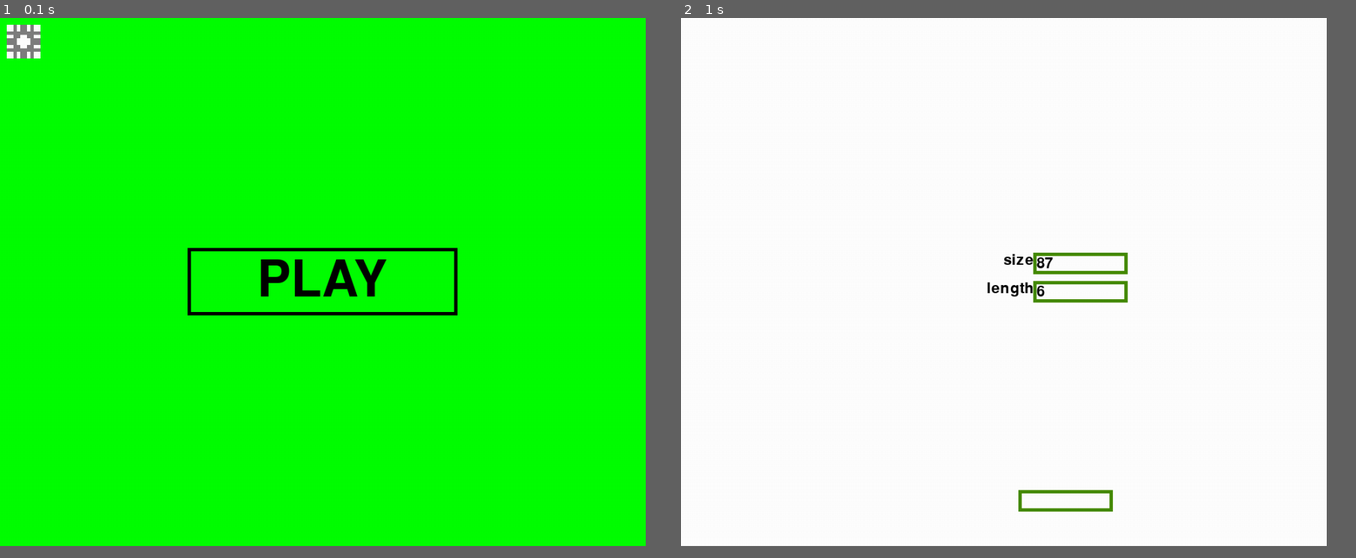
Above: before the commit, frames 1-2 (left to right).
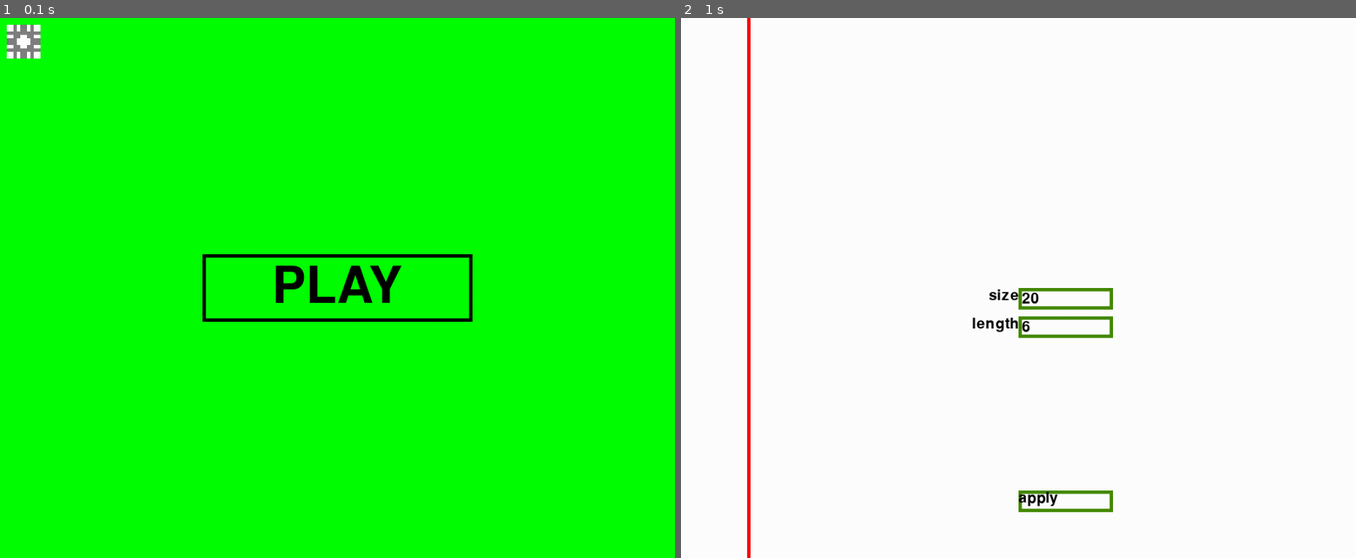
Above: after the commit, the same moments.

Repository: Colepng/Snake
Game: pygame game, started from main_menu.py
Two runs of this game, one before a commit and one after it. Both use one fixed random seed, a clock stepped at 60 frames per second and the inputs below.
Inputs (mouse positions are in pixels of both pictures, inside the frame that each line leads up to):
- Up to frame 1 (0.1 s): no input
- Up to frame 2 (1 s): click (701, 39) at 0.95 s
The window is 861x704 before the commit and 900x720 after it. Grey fills any space a smaller window leaves; there, only what the larger window draws over its background counts as a difference.

The runs differ from the first frame. In frame 1, 2.3% of the frame differs, in the area x 27-70%, y 42-57%; in frame 2, 2.1%.

Commit message:
just played the game

Diff:
--- a/main_menu.py
+++ b/main_menu.py
@@ -1,4 +1,3 @@
-from time import sleep
 import pygame
 from pygame.locals import *
 from pygame.rect import *
@@ -6,7 +5,6 @@
 
 from game import game
 import setting_menu
-import snake
 
 pygame.init()
 count = 1
--- a/setting_menu.py
+++ b/setting_menu.py
@@ -4,6 +4,8 @@
 import json
 
 import settings
+
+    #make setting menu to look better
 
 def run():
     clock = pygame.time.Clock()
@@ -17,6 +19,7 @@
 
     screen = pygame.display.set_mode((win_x, win_y))
 
+
     base_font = pygame.font.Font(None, 32)
     length_input_text = str(setting_json['length'])
     size_input_text = str(setting_json['size'])
@@ -28,6 +31,7 @@
     apply_rect = pygame.Rect(500,700,140,32)
 
     input_rects = [size_input_rect,length_input_rect]
+
     color_active = pygame.Color('lightskyblue3')
 
     color_passive = pygame.Color('chartreuse4')
@@ -68,8 +72,7 @@
                 elif text.isdigit() == True:
                     user_text[hit_rect] += text
                     #print(user_text[hit_rect])
-
-        screen.fill((255, 255, 255))
+        screen.fill((255, 255, 255, 100))
 
         if active:
             color = color_active
@@ -80,17 +83,19 @@
             pygame.draw.rect(screen, color, input_rects[i], width=5)
 
         pygame.draw.rect(screen,color, apply_rect, width=5)
+        pygame.draw.line(screen, (255,0,0), (100,0), (100,win_y), width=5)
         size_surface = base_font.render('size', True, (0,0,0))
         length_surface = base_font.render('length', True, (0,0,0))
+        apply_surface = base_font.render('apply', True, (0,0,0))
         #print(user_text[0])
         size_input_surface = base_font.render(user_text[0], True, (0, 0, 0))
         #print(user_text[1])
         length_input_surface = base_font.render(user_text[1], True, (0, 0, 0))
-
         screen.blit(size_input_surface, (size_input_rect.x+5, size_input_rect.y+5))
         screen.blit(size_surface, (size_input_rect.x - size_surface.get_width(), size_input_rect.y))
         screen.blit(length_input_surface, (length_input_rect.x+5, length_input_rect.y+5))
         screen.blit(length_surface, (length_input_rect.x - length_surface.get_width(), length_input_rect.y))
+        screen.blit(apply_surface,(apply_rect.topleft))
         #input_rect.w = max(100, text_surface.get_width()+10)
         pygame.display.flip()
 
--- a/settings.json
+++ b/settings.json
@@ -1,8 +1,8 @@
 {
-    "win_x": 957,
-    "win_y": 783,
-    "starting_x": 522,
-    "starting_y": 348,
-    "size": 87,
+    "win_x": 1000,
+    "win_y": 800,
+    "starting_x": 500,
+    "starting_y": 400,
+    "size": 20,
     "length": 6
 }
--- a/snake.py
+++ b/snake.py
@@ -66,7 +66,7 @@
                 pygame.draw.rect(self.parent_screen, LIGHT_GREEN, pygame.Rect(self.x[i], self.y[i], self.SIZE, self.SIZE))
                 self.count = 2
         self.apple.apple_draw()
-        drawGrid(self.parent_screen,WHITE, size=self.SIZE)
+        #drawGrid(self.parent_screen,WHITE, size=self.SIZE)
         pygame.display.flip()
 
     #4 functions that set your direction based on what key you pressed
Not shown, changed: highscore.pk
